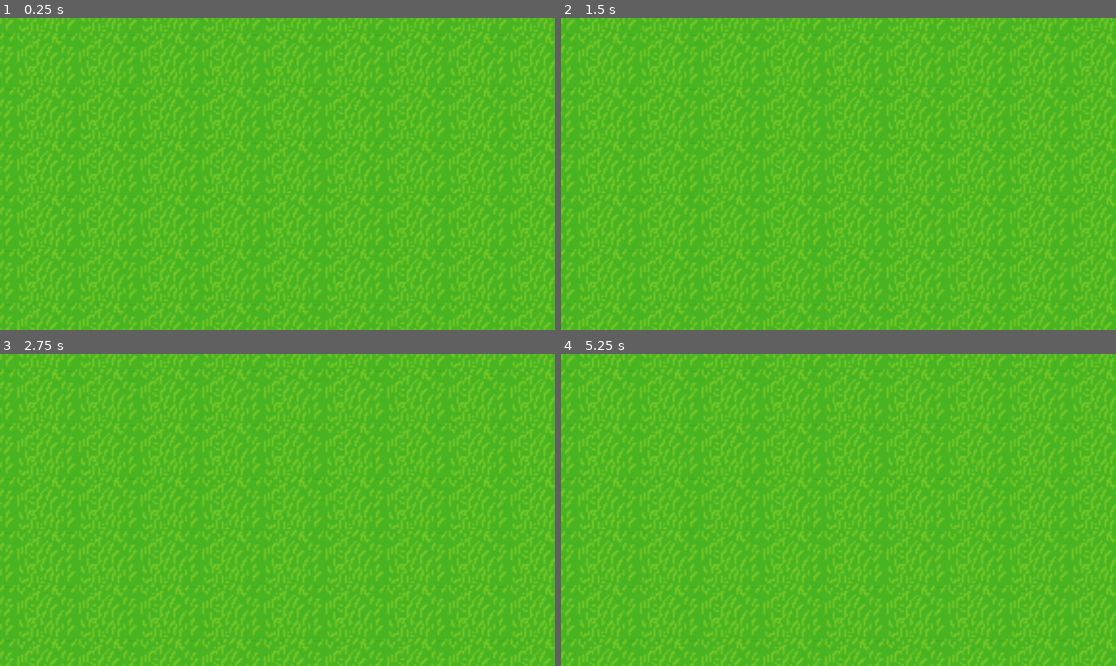
Above: before the commit, frames 1-4 (two rows, left to right).
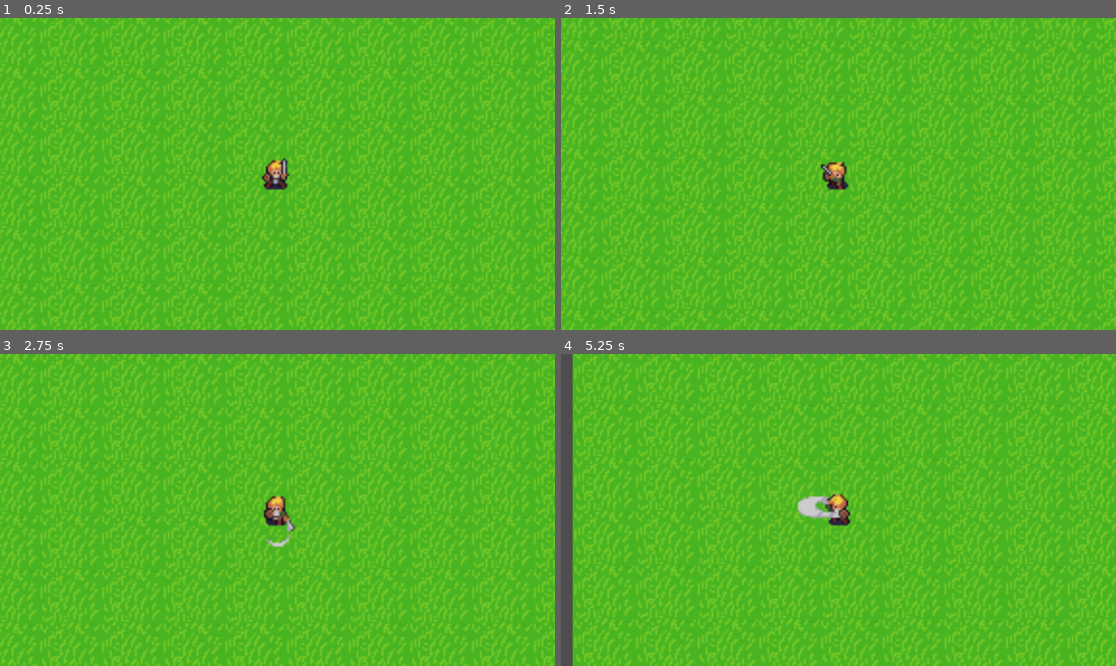
Above: after the commit, the same moments.

Repository: JesseZhong/little-lanterns
Game: Godot game, scene res://test.tscn
The game is run twice, just before and just after one commit, with the same random seed, the same clock (stepped at 60 frames per second) and the same inputs. This scene is started directly instead of the project's main scene.
Inputs:
- Up to frame 1 (0.25 s): no input
- Up to frame 2 (1.5 s): hold F (move_right) 0.53-1.28 s; hold J (light_attack) 0.53-1.28 s; tap I (heavy_attack) at 0.6 s; hold D (move_down) from 1.28 s (still down); tap J (light_attack) at 1.35 s
- Up to frame 3 (2.75 s): tap I (heavy_attack) at 1.55, 2.1 s; release D (move_down) at 2.03 s; hold F (move_right) from 2.03 s (still down); hold J (light_attack) from 2.03 s (still down)
- Up to frame 4 (5.25 s): release F (move_right) at 2.78 s; release J (light_attack) at 2.78 s; hold E (move_up) 2.78-3.53 s; tap J (light_attack) at 2.85, 4.35 s; tap I (heavy_attack) at 3.05, 3.6, 4.55, 5.1 s; hold J (light_attack) 3.53-4.28 s; hold S (move_left) 3.53-5.03 s; hold D (move_down) from 5.03 s (still down); hold J (light_attack) from 5.03 s (still down)

The runs differ from the first frame. In frame 1, 25% of the frame differs, in the area x 0-100%, y 0-100%; in frame 2, 25%; in frame 3, 27%; in frame 4, 28%.
Error before the commit: Parse Error: Could not find type "CharacterCondition" in the current scope. (res://characters/character2D.gd:35)

Commit message:
Implemented character condition for managing changes in character stats like health. Fixed typo in `Character2D`. Added setup methods to set character conditions prior to instantiation. Update novice style.

Diff:
--- a/characters/character2D.gd
+++ b/characters/character2D.gd
@@ -12,9 +12,6 @@
     return _character_body.position \
       if _character_body \
       else Vector2.ZERO
-  set(value):
-    if _character_body:
-      _character_body.position = value
 
 ## Sets the intended movement direction
 ## of the character. This will be normalized
@@ -35,13 +32,12 @@
 var _character_condition: CharacterCondition
 var _block_anim: bool = false
 var _face_direction: String = 'down'
-
-func _init(condition: CharacterCondition) -> void:
-  _character_condition = condition
+var _start_position: Vector2 = Vector2.ZERO
 
 func _ready() -> void:
   _anim_player = $AnimationPlayer
   _character_body = $CharacterBody2D
+  _character_body.position = _start_position
 
   # Ensure all characters and controllers are on the same plane.
   z_index = CHARACTER_PLANE
@@ -54,15 +50,15 @@
   # intended action and if animations are blocked.
   if _anim_player:
     if _block_anim:
-      if action == '_get_hit':
+      if action == 'get_hit':
         _get_hit(delta)
     else:
       match(action):
-        '_stand':
+        'stand':
           _stand(delta)
-        '_move':
+        'move':
           _move(delta)
-        '_light_attack':
+        'light_attack':
           _light_attack(delta)
         _:
           if not _process_additional_actions(delta):
@@ -71,7 +67,22 @@
 func _physics_process(delta: float) -> void:
   if _character_body and _character_condition:
     _character_body.move_and_collide(
-      move_direction.normalized() * _character_condition.movement_speed * delta)
+      move_direction.normalized()
+      * _character_condition.movement_speed.value
+      * delta)
+
+func setup(
+  start_position: Vector2,
+  condition: CharacterCondition
+) -> void:
+  _start_position = start_position
+  _character_condition = condition
+
+func teleport(
+  target_position: Vector2
+):
+  # TODO: Perform a physics safety check.
+  _character_body.position = target_position
 
 ## Prevent other actions from being played.
 ## Should be used in [AnimationPlayer] track.
--- a/characters/novice.gd
+++ b/characters/novice.gd
@@ -1,16 +1,15 @@
 extends Character2D
 
-func heavy_attack(_delta: float):
-  var direction = calc_face_direction(move_velocity)
-  smooth_play('heavy_attack_%s' % direction)
+func _ready() -> void:
+  super._ready()
 
-func process_additional_actions(delta: float) -> bool:
+func _process_additional_actions(delta: float) -> bool:
   match(action):
     'heavy_attack':
-      heavy_attack(delta)
+      _heavy_attack(delta)
       return true
     _:
       return false
 
-func _ready() -> void:
-  super._ready()
+func _heavy_attack(_delta: float):
+  smooth_play('heavy_attack_%s' % _face_direction)
--- a/controllers/controller.gd
+++ b/controllers/controller.gd
@@ -14,11 +14,18 @@
       else Vector2.ZERO
 
 var _character: Character2D
+var _character_condition: CharacterCondition
 
 func _ready() -> void:
+  if not _character_condition:
+    print_debug('Error: Missing valid character condition for controller.')
+    return
   _character = character_scene.instantiate()
-  _character.current_position = start_position
+  _character.setup(start_position, _character_condition)
   add_child(_character)
 
   # Enable Y-Sorting to draw furthest characters first.
   y_sort_enabled = true
+
+func setup(condition: CharacterCondition) -> void:
+  _character_condition = condition
--- /dev/null
+++ b/logic/character_condition.gd
@@ -0,0 +1,78 @@
+class_name CharacterCondition
+extends Node
+
+signal health_changed
+signal death
+
+var character_stats: CharacterStats
+
+func _init(stats: CharacterStats) -> void:
+  if not stats or stats is not CharacterStats:
+    print_debug('Error: Invalid character stats passed to character condition.')
+    return
+  character_stats = stats
+  movement_speed = Stat.new(stats, func(s: CharacterStats): return s.movement_speed)
+  max_hp = Stat.new(stats, func(s: CharacterStats): return s.max_hp)
+  attack = Stat.new(stats, func(s: CharacterStats): return s.attack)
+
+
+var movement_speed: Stat
+
+## Current max HP. Can't go below 0.
+var max_hp: Stat
+
+## Current HP. Can't go below 0 or abovw the max HP, if set.
+## HP changes trigger [health_changed].
+## Value reaching 0 triggers [death].
+var current_hp: int:
+  get:
+    if not current_hp:
+      current_hp = max_hp.value
+    return current_hp
+  set(value):
+    var previous_hp = current_hp
+    current_hp = max(0, min(max_hp.value, value))
+
+    if previous_hp != current_hp:
+      health_changed.emit(previous_hp, current_hp)
+
+    if current_hp <= 0:
+      death.emit()
+
+var isAlive: bool:
+  get:
+    if current_hp:
+      return current_hp > 0
+    return false
+
+var isDead: bool:
+  get:
+    if current_hp:
+      return current_hp <= 0
+    return false
+
+var attack: Stat
+
+## Maintains a mutable character stat.
+class Stat extends Object:
+  var _stats: CharacterStats
+  var _property: Callable
+  var _effects: Dictionary[String, Callable]
+
+  func _init(stats: CharacterStats, property: Callable) -> void:
+    _stats = stats
+    _property = property
+    _effects = {}
+
+  var value: Variant:
+    get:
+      var val = _property.call(_stats)
+      for effect_name in _effects:
+        val = _effects[effect_name].call(val)
+      return val
+
+  func register_effect(name: String, effect: Callable):
+    _effects.set(name, effect)
+
+  func unregister_effect(name: String):
+    _effects.erase(name)
--- /dev/null
+++ b/logic/character_condition.tscn
@@ -0,0 +1,6 @@
+[gd_scene load_steps=2 format=3 uid="uid://da5n3ocis0aiy"]
+
+[ext_resource type="Script" uid="uid://bc88nwf0x1dpy" path="res://logic/character_condition.gd" id="1_12l8d"]
+
+[node name="CharacterCondition" type="Node"]
+script = ExtResource("1_12l8d")
--- a/spawners/player_spawner.gd
+++ b/spawners/player_spawner.gd
@@ -33,7 +33,9 @@
 
     # Attach stats and condition.
     player.add_child(character_stats)
-    player.add_child(CharacterCondition.new(character_stats))
+    var condition = CharacterCondition.new(character_stats)
+    player.setup(condition)
+    player.add_child(condition)
 
     # Setup a camera that can follow a character.
     var camera_options = options.get('follow_camera')
--- a/test.gd
+++ b/test.gd
@@ -1,6 +1,21 @@
 extends Node2D
 
-# Called every frame. 'delta' is the elapsed time since the previous frame.
-func _process(_delta: float) -> void:
-  if $Player:
-    $Camera2D.position = $Player.current_position
+var player_spawner = PlayerSpawner.new()
+
+func _ready() -> void:
+  player_spawner.spawn(
+    self,
+    Vector2(20, 10),
+    'novice',
+    CharacterStats.new(
+      300,
+      120,
+      25
+    ),
+    {
+      'follow_camera': {
+        'enabled': true,
+        'zoom': Vector2(4, 4)
+      }
+    }
+  )
--- a/test.tscn
+++ b/test.tscn
@@ -1,26 +1,13 @@
-[gd_scene load_steps=7 format=3 uid="uid://bd8nmsvo57gue"]
+[gd_scene load_steps=4 format=3 uid="uid://bd8nmsvo57gue"]
 
-[ext_resource type="PackedScene" uid="uid://dmde4y4713ycx" path="res://controllers/player.tscn" id="1_8uh7m"]
 [ext_resource type="Script" uid="uid://bhmu0od6skaex" path="res://test.gd" id="1_ppyta"]
-[ext_resource type="PackedScene" uid="uid://bbdj6dehqn7am" path="res://characters/novice.tscn" id="2_6uqi0"]
 [ext_resource type="PackedScene" uid="uid://doof4ltuwdmuc" path="res://map/test_map.tscn" id="3_6uqi0"]
-[ext_resource type="PackedScene" uid="uid://76njg0qf6iox" path="res://logic/character_stats.tscn" id="4_g14j6"]
 [ext_resource type="PackedScene" uid="uid://biqsul6dsnor1" path="res://controllers/orc_ai.tscn" id="5_ykrsh"]
 
 [node name="Test" type="Node2D"]
 y_sort_enabled = true
 script = ExtResource("1_ppyta")
 
-[node name="Camera2D" type="Camera2D" parent="."]
-zoom = Vector2(4, 4)
-
-[node name="Player" parent="." instance=ExtResource("1_8uh7m")]
-character_scene = ExtResource("2_6uqi0")
-start_position = Vector2(20, 10)
-
-[node name="CharacterStats" parent="Player" instance=ExtResource("4_g14j6")]
-movement_speed = 120
-
 [node name="OrcAI" parent="." instance=ExtResource("5_ykrsh")]
 start_position = Vector2(45, 11)
 
Not shown, added: logic/character_condition.gd.uid
